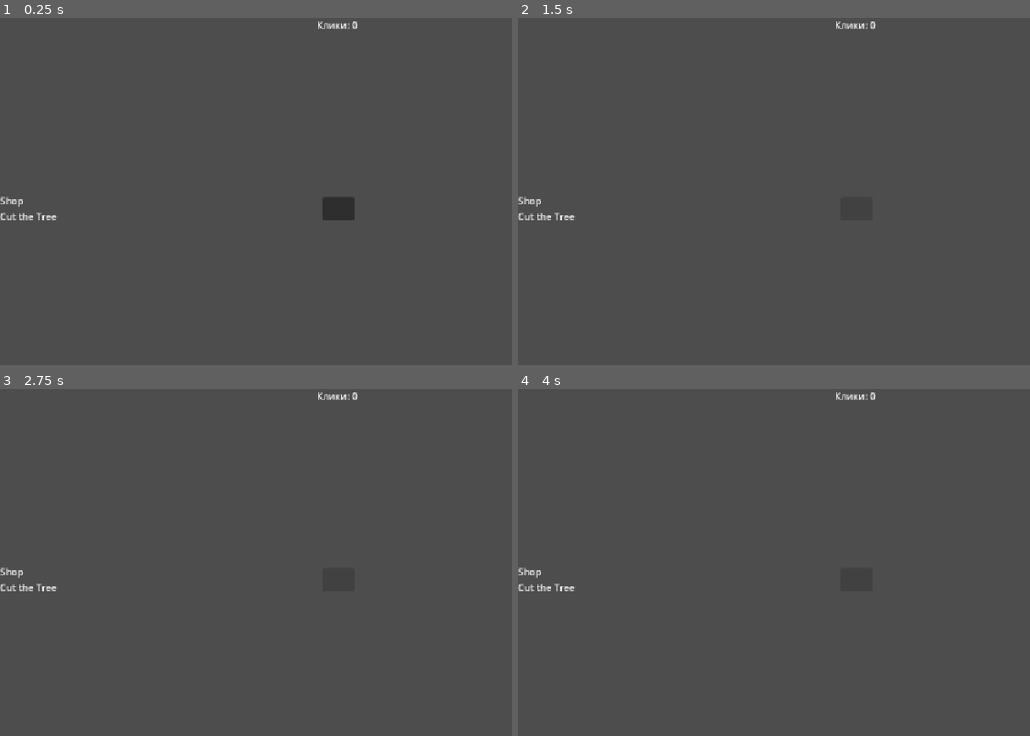
Above: before the commit, frames 1-4 (two rows, left to right).
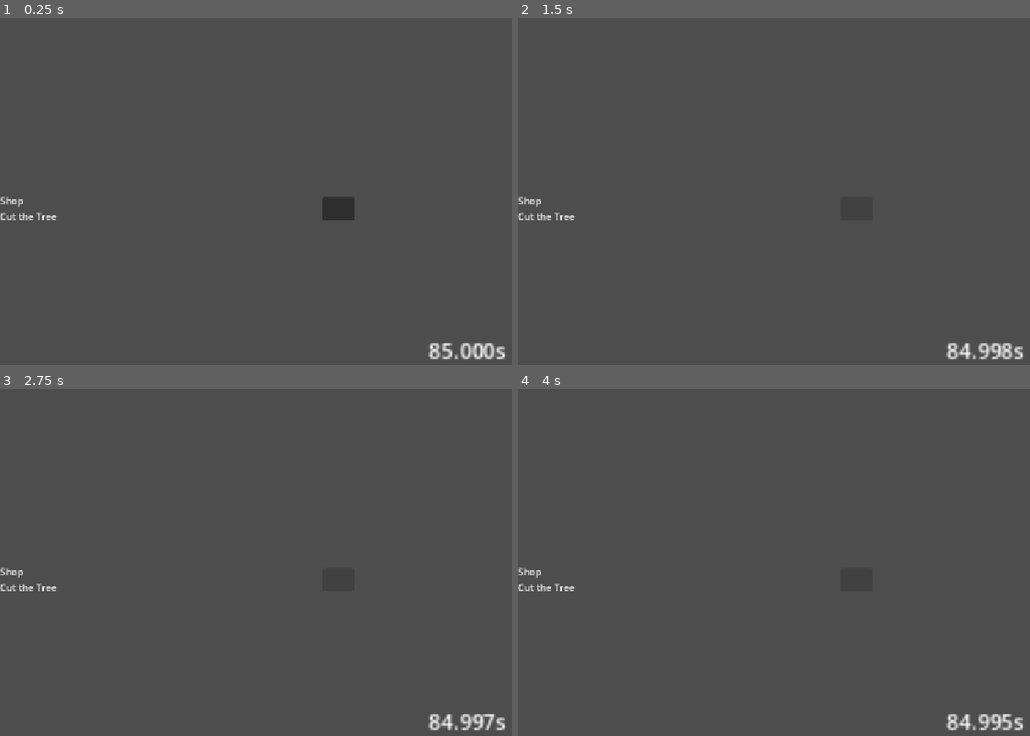
Above: after the commit, the same moments.

Repository: KvoERR/count-down-game
Game: Godot game, scene res://main.tscn
Two runs of this game, one before a commit and one after it. Both use one fixed random seed, a clock stepped at 60 frames per second and the inputs below.
Inputs (mouse positions are in pixels of both pictures, inside the frame that each line leads up to):
- Up to frame 1 (0.25 s): no input
- Up to frame 2 (1.5 s): click (855, 208) at 0.5 s; click (855, 208) at 1.25 s
- Up to frame 3 (2.75 s): click (337, 579) at 2 s
- Up to frame 4 (4 s): tap Enter at 2.75 s; tap Space at 3.5 s

The runs differ from the first frame. In frame 1, 0.6% of the frame differs, in the area x 62-99%, y 0-99%; in frame 2, 0.6%; in frame 3, 0.6%; in frame 4, 0.6%.
Error before the commit: Parse Error: Function "_on_auto_click_timer_timeout" has the same name as a previously declared function. (res://main.gd:21)

Commit message:
Обратный отсчёт

Diff:
--- a/main.gd
+++ b/main.gd
@@ -1,26 +1,33 @@
 extends Control
 
-var clicks = 0
-
+var clicks = 85000
 var click_power = 1
-
-var auto_clicks = 0
+var addition_time = 1  # Сколько прибавляется каждую секунду
+var auto_clicks = 0    # Не используется пока
 
 @onready var counter = $CounterLabel
+@onready var timer = $Timer
 
 func _ready():
-	counter.text = "Клики: 0"
+	timer.wait_time = 10.0
+	timer.timeout.connect(_on_timer_timeout)
+	timer.start()
+
+	update_counter()
 
 func _on_click_button_pressed():
-	clicks += click_power
-	counter.text = "Клики: " + str(clicks)
+	clicks -= click_power
+	update_counter()
 
+func _on_timer_timeout():
+	clicks += timer.wait_time
 
-func _on_auto_click_timer_timeout() -> void:
-	pass # Replace with function body.
-func _on_auto_click_timer_timeout():
-	clicks += auto_clicks
+	if clicks < 0:
+		clicks = 0
 
+	update_counter()
 
-func _on_shop_button_pressed() -> void:
-	pass # Replace with function body.
+func update_counter():
+	var seconds = clicks / 1000
+	var milliseconds = clicks % 1000
+	counter.text = str(seconds) + "." + str(milliseconds).pad_zeros(3) + "s"
--- a/main.tscn
+++ b/main.tscn
@@ -1,8 +1,8 @@
-[gd_scene format=3 uid="uid://bjn4naudn08u5"]
+[gd_scene load_steps=2 format=3 uid="uid://bjn4naudn08u5"]
 
 [ext_resource type="Script" uid="uid://bn011qiu3e508" path="res://main.gd" id="1_ig7tw"]
 
-[node name="main" type="Control" unique_id=942427354]
+[node name="main" type="Control"]
 layout_mode = 3
 anchors_preset = 15
 anchor_right = 1.0
@@ -11,20 +11,22 @@
 grow_vertical = 2
 script = ExtResource("1_ig7tw")
 
-[node name="CounterLabel" type="Label" parent="." unique_id=289787611]
-propagate_maximum_size = true
+[node name="CounterLabel" type="Label" parent="."]
 layout_mode = 1
-anchors_preset = 5
-anchor_left = 0.5
-anchor_right = 0.5
-offset_left = -36.75
-offset_right = 36.75
-offset_bottom = 23.0
+anchors_preset = -1
+anchor_left = 0.633
+anchor_top = 0.832
+anchor_right = 0.88900006
+anchor_bottom = 0.91
+offset_left = -0.21600342
+offset_top = -0.13598633
+offset_right = -218.36035
+offset_bottom = -27.679993
 grow_horizontal = 2
+scale = Vector2(2.25, 2.25)
 text = "Клики: 0"
 
-[node name="ClickButton" type="Button" parent="." unique_id=1882528413]
-propagate_maximum_size = true
+[node name="ClickButton" type="Button" parent="."]
 clip_contents = true
 layout_mode = 1
 anchors_preset = 8
@@ -39,26 +41,28 @@
 grow_horizontal = 2
 grow_vertical = 2
 
-[node name="AutoClickTimer" type="Timer" parent="." unique_id=1604910000]
+[node name="AutoClickTimer" type="Timer" parent="."]
 autostart = true
 
-[node name="Shop" type="VBoxContainer" parent="." unique_id=1621666014]
+[node name="Shop" type="VBoxContainer" parent="."]
 layout_mode = 1
 anchors_preset = 4
 anchor_top = 0.5
 anchor_bottom = 0.5
 grow_vertical = 2
 
-[node name="Label" type="Label" parent="Shop" unique_id=169456424]
+[node name="Label" type="Label" parent="Shop"]
 layout_mode = 2
 text = "Shop"
 
-[node name="FingerUpgrade" type="VBoxContainer" parent="Shop" unique_id=1112166262]
+[node name="FingerUpgrade" type="VBoxContainer" parent="Shop"]
 layout_mode = 2
 
-[node name="Label" type="Label" parent="Shop/FingerUpgrade" unique_id=445973201]
+[node name="Label" type="Label" parent="Shop/FingerUpgrade"]
 layout_mode = 2
 text = "Cut the Tree"
 
+[node name="Timer" type="Timer" parent="."]
+
 [connection signal="pressed" from="ClickButton" to="." method="_on_click_button_pressed"]
 [connection signal="timeout" from="AutoClickTimer" to="." method="_on_auto_click_timer_timeout"]
--- a/project.godot
+++ b/project.godot
@@ -12,7 +12,7 @@
 
 config/name="clicker count down"
 run/main_scene="uid://bjn4naudn08u5"
-config/features=PackedStringArray("4.7", "GL Compatibility")
+config/features=PackedStringArray("4.5", "GL Compatibility")
 config/icon="res://icon.svg"
 <<<<<<<HEADconfig/name="clicker count down"
 
